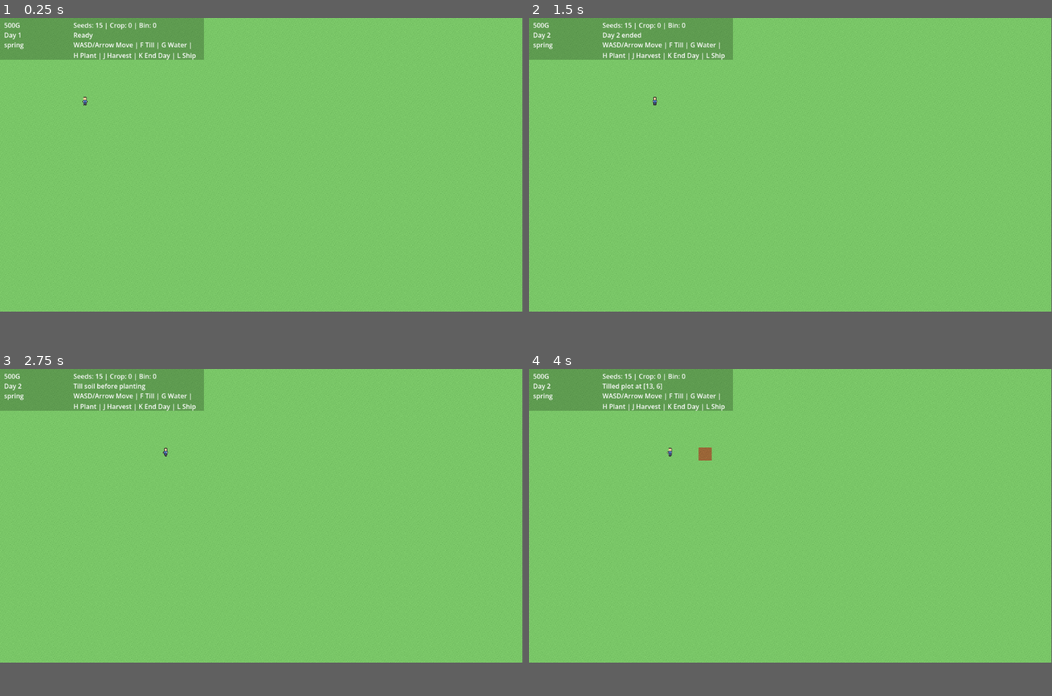
Above: before the commit, frames 1-4 (two rows, left to right).
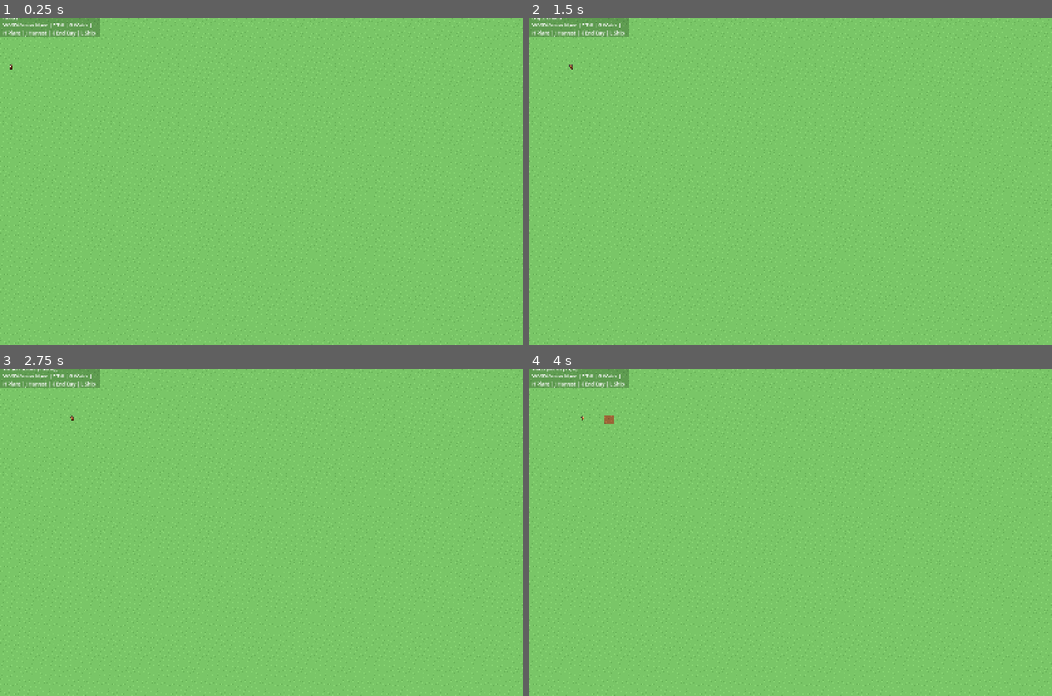
Above: after the commit, the same moments.

Repository: jay6697117/Strawberry
Game: Godot game, scene res://scenes/main/main.tscn
Two runs of this game, one before a commit and one after it. Both use one fixed random seed, a clock stepped at 60 frames per second and the inputs below.
Inputs (mouse positions are in pixels of both pictures, inside the frame that each line leads up to):
- Up to frame 1 (0.25 s): no input
- Up to frame 2 (1.5 s): tap Enter at 0.5 s; move the mouse to (905, 148) at 0.52 s; hold D (move_right) 0.53-1.25 s; hold K (farm_end_day) 0.53-1.25 s; click (905, 148) at 0.67 s; drag from (685, 178) to (764, 224) at 1.27 s
- Up to frame 3 (2.75 s): tap Space at 2 s; move the mouse to (313, 450) at 2.02 s; hold D (move_right) from 2.03 s (still down); hold H (farm_plant) from 2.03 s (still down)
- Up to frame 4 (4 s): release D (move_right) at 2.75 s; release H (farm_plant) at 2.75 s; tap Enter at 2.75 s; drag from (764, 575) to (633, 470) at 2.77 s; tap Space at 3.5 s; move the mouse to (947, 558) at 3.52 s; hold A (move_left) from 3.53 s (still down); hold F (farm_till) from 3.53 s (still down)
In our replay, the window is 799x449 before the commit and 800x500 after it. These sizes can differ from the game's own. Grey fills any space a smaller window leaves; there, only what the larger window draws over its background counts as a difference.

The runs differ from the first frame. In frame 1, 4.6% of the frame differs, in the area x 0-100%, y 0-90%; in frame 2, 4.6%; in frame 3, 4.6%; in frame 4, 4.8%.

Commit message:
Add license file for town RPG pack artwork by Luis Zuno
- Included license information for the artwork created by Luis Zuno (@ansimuz).
- License is CC0, allowing for copying, modification, distribution, and performance without permission.
- Encouraged users to visit ansimuz.com for more resources.

Diff:
--- a/data/visual/player_style.json
+++ b/data/visual/player_style.json
@@ -2,31 +2,31 @@
   "frame_rate": 8,
   "frames": {
     "up": {
-      "idle": "res://assets/sprites/player/up_idle.png",
+      "idle": "res://assets/sprites/player/external_oga/up_idle.png",
       "walk": [
-        "res://assets/sprites/player/up_walk_0.png",
-        "res://assets/sprites/player/up_walk_1.png"
+        "res://assets/sprites/player/external_oga/up_walk_0.png",
+        "res://assets/sprites/player/external_oga/up_walk_1.png"
       ]
     },
     "down": {
-      "idle": "res://assets/sprites/player/down_idle.png",
+      "idle": "res://assets/sprites/player/external_oga/down_idle.png",
       "walk": [
-        "res://assets/sprites/player/down_walk_0.png",
-        "res://assets/sprites/player/down_walk_1.png"
+        "res://assets/sprites/player/external_oga/down_walk_0.png",
+        "res://assets/sprites/player/external_oga/down_walk_1.png"
       ]
     },
     "left": {
-      "idle": "res://assets/sprites/player/left_idle.png",
+      "idle": "res://assets/sprites/player/external_oga/left_idle.png",
       "walk": [
-        "res://assets/sprites/player/left_walk_0.png",
-        "res://assets/sprites/player/left_walk_1.png"
+        "res://assets/sprites/player/external_oga/left_walk_0.png",
+        "res://assets/sprites/player/external_oga/left_walk_1.png"
       ]
     },
     "right": {
-      "idle": "res://assets/sprites/player/right_idle.png",
+      "idle": "res://assets/sprites/player/external_oga/right_idle.png",
       "walk": [
-        "res://assets/sprites/player/right_walk_0.png",
-        "res://assets/sprites/player/right_walk_1.png"
+        "res://assets/sprites/player/external_oga/right_walk_0.png",
+        "res://assets/sprites/player/external_oga/right_walk_1.png"
       ]
     }
   }
--- a/project.godot
+++ b/project.godot
@@ -14,6 +14,13 @@
 run/main_scene="res://scenes/main/main.tscn"
 config/features=PackedStringArray("4.6")
 
+[display]
+
+window/size/viewport_width=1536
+window/size/viewport_height=960
+window/stretch/mode="canvas_items"
+window/stretch/aspect="expand"
+
 [autoload]
 
 SessionState="*res://scripts/autoload/session_state.gd"
--- a/scripts/farm/farm_world.gd
+++ b/scripts/farm/farm_world.gd
@@ -19,6 +19,7 @@
 var _crop_data: Dictionary = {}
 var _day_steps: Array[String] = []
 var _latest_status: String = ""
+var _camera_ref: Camera2D
 
 func _ready() -> void:
     _crop_data = _crop_catalog.load_all()
@@ -68,12 +69,40 @@
 
     var camera := player.get_node_or_null("Camera2D") as Camera2D
     if camera != null:
-        camera.limit_left = 0
-        camera.limit_top = 0
-        camera.limit_right = GRID_WIDTH * TILE_SIZE
-        camera.limit_bottom = GRID_HEIGHT * TILE_SIZE
+        _camera_ref = camera
         camera.position_smoothing_enabled = true
         camera.position_smoothing_speed = 6.0
+        _configure_camera_limits(camera)
+
+        var viewport := get_viewport()
+        if viewport != null and not viewport.size_changed.is_connected(_on_viewport_size_changed):
+            viewport.size_changed.connect(_on_viewport_size_changed)
+
+func _on_viewport_size_changed() -> void:
+    if _camera_ref != null:
+        _configure_camera_limits(_camera_ref)
+
+func _configure_camera_limits(camera: Camera2D) -> void:
+    var map_width := GRID_WIDTH * TILE_SIZE
+    var map_height := GRID_HEIGHT * TILE_SIZE
+    var viewport_size := get_viewport_rect().size
+
+    var half_width := int(ceil((viewport_size.x * 0.5) * camera.zoom.x))
+    var half_height := int(ceil((viewport_size.y * 0.5) * camera.zoom.y))
+
+    if map_width <= half_width * 2:
+        camera.limit_left = 0
+        camera.limit_right = map_width
+    else:
+        camera.limit_left = half_width
+        camera.limit_right = map_width - half_width
+
+    if map_height <= half_height * 2:
+        camera.limit_top = 0
+        camera.limit_bottom = map_height
+    else:
+        camera.limit_top = half_height
+        camera.limit_bottom = map_height - half_height
 
 func _bootstrap_inventory() -> void:
     if SessionState.inventory.get_total("parsnip_seed") <= 0:
Binary file added: assets/sprites/player/external/test_crop.png
Binary file added: assets/sprites/player/external_oga/down_idle.png
Binary file added: assets/sprites/player/external_oga/down_walk_0.png
Binary file added: assets/sprites/player/external_oga/down_walk_1.png
Binary file added: assets/sprites/player/external_oga/left_idle.png
Binary file added: assets/sprites/player/external_oga/left_walk_0.png
Binary file added: assets/sprites/player/external_oga/left_walk_1.png
Binary file added: assets/sprites/player/external_oga/right_idle.png
Binary file added: assets/sprites/player/external_oga/right_walk_0.png
Binary file added: assets/sprites/player/external_oga/right_walk_1.png
Binary file added: assets/sprites/player/external_oga/up_idle.png
Binary file added: assets/sprites/player/external_oga/up_walk_0.png
(and 164 more such lines)
